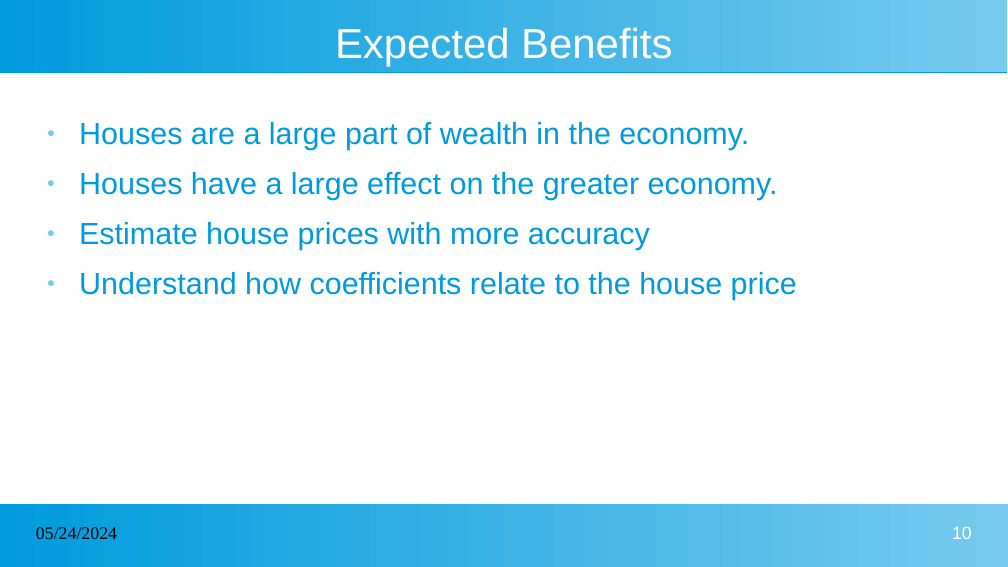
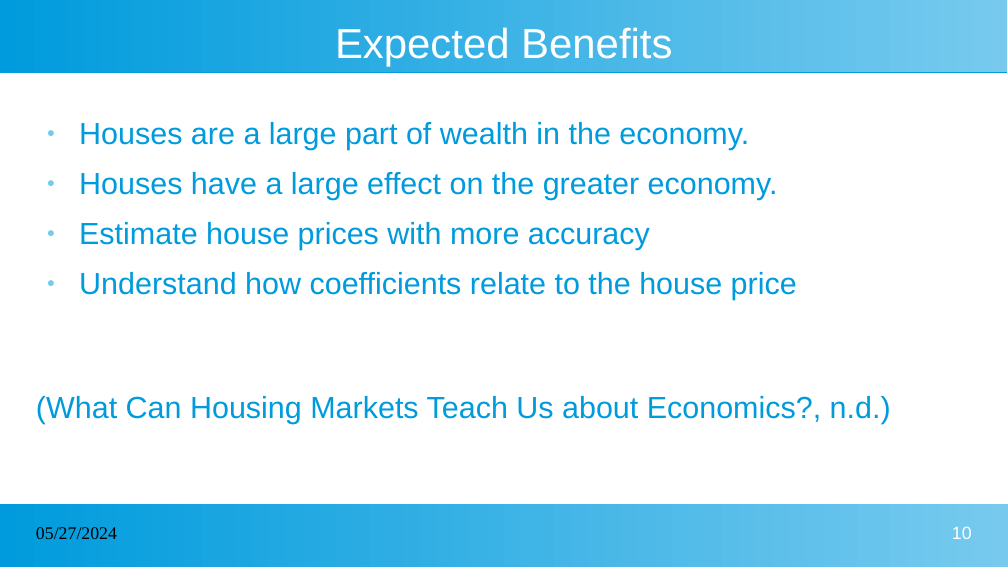
Before and after one commit to darrellbrand/capstone-msda, a slide deck: slide 10 of capstone-presentation.pptx. Drawn at 1008x567 pixels with LibreOffice and Linux fonts; fonts in the diff are those of the drawing. Boxes give left, top, right and bottom in pixels: in the first picture for what was removed or moved away, otherwise in the second. Text is boxed around its words. In the diff, an @@ line names an element or a change of style, - is before the commit and + after.

```diff
--- a/capstone-presentation.pptx
+++ b/capstone-presentation.pptx
@@ text at bbox=[36, 396, 891, 423]: paragraph added @@
+(What Can Housing Markets Teach Us about Economics?, n.d.)
@@ text at bbox=[36, 527, 117, 539]: text changed @@
-05/24/2024
+05/27/2024
```
Also in this commit, not shown: 9 other slides changed, 1 other file.
